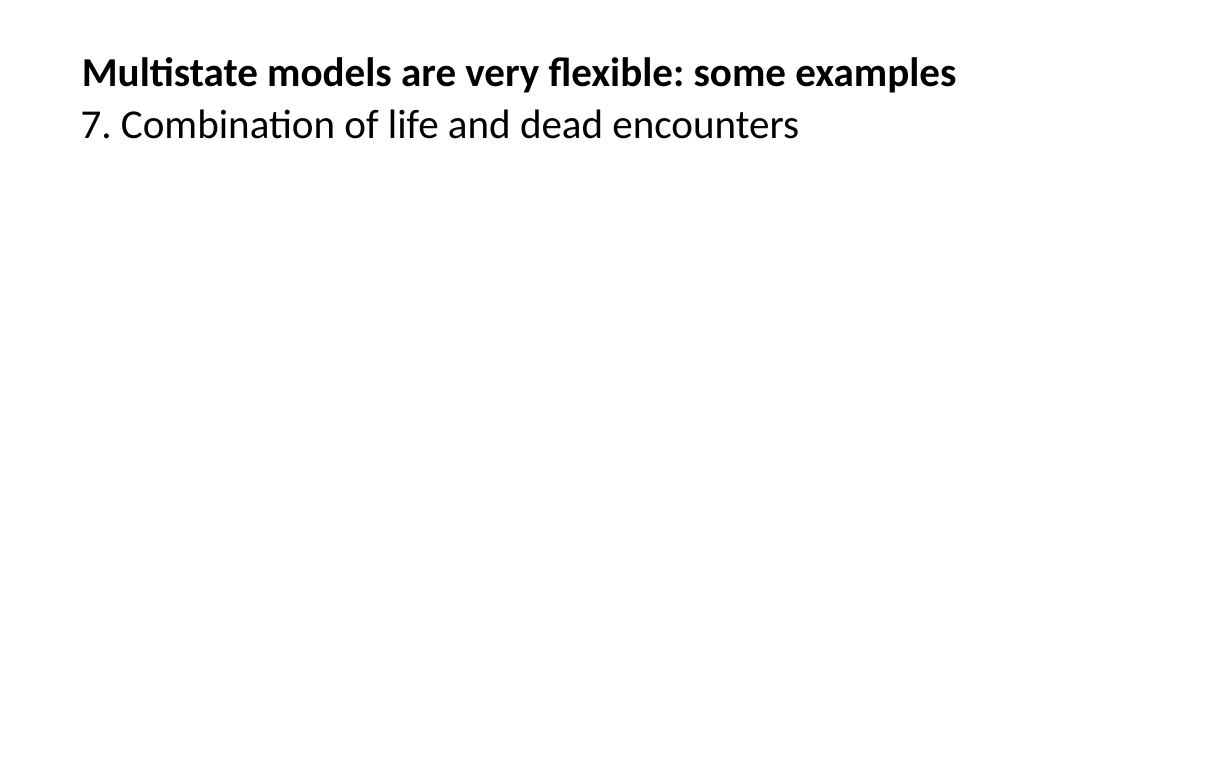
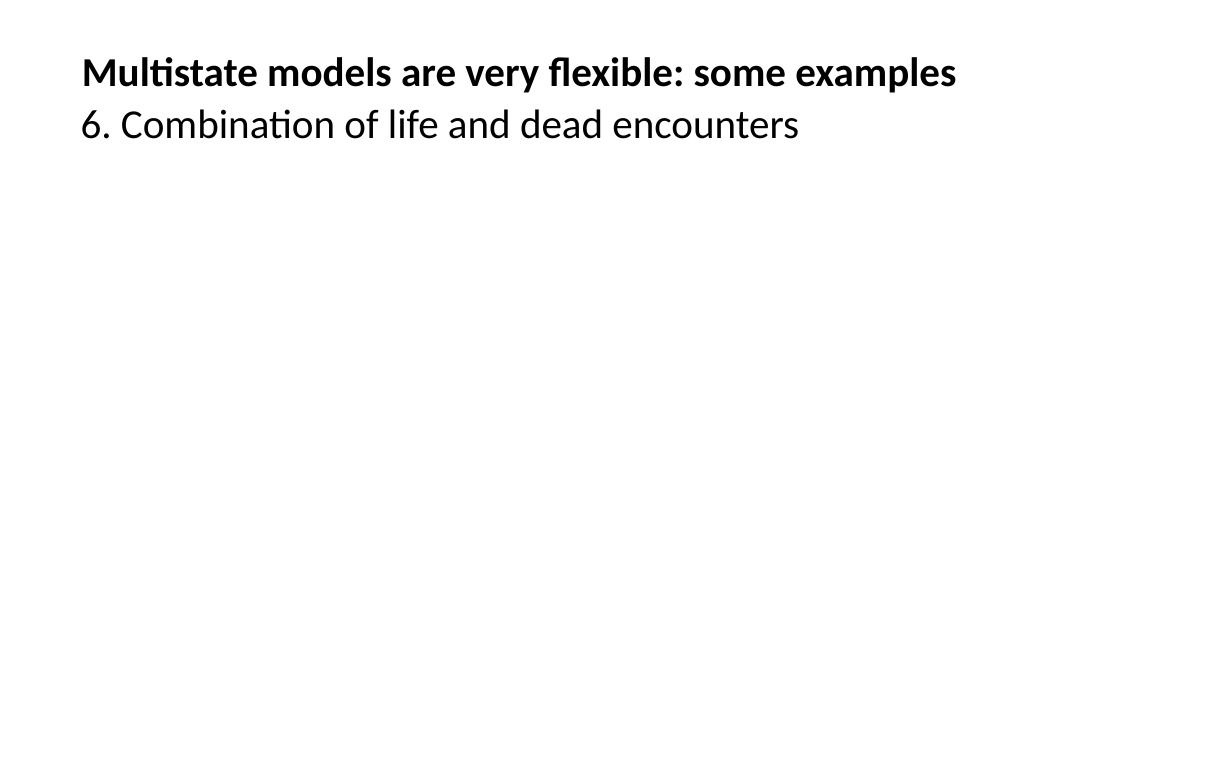
Before and after one commit to oliviergimenez/IPMworkshop, a slide deck: slide 48 of slides/multistatemodels_og.pptx (slide 34 before the commit). Drawn at 1232x770 pixels with LibreOffice and Linux fonts; fonts in the diff are those of the drawing. Boxes give left, top, right and bottom in pixels: in the first picture for what was removed or moved away, otherwise in the second. Text is boxed around its words. In the diff, an @@ line names an element or a change of style, - is before the commit and + after.

```diff
--- a/slides/multistatemodels_og.pptx
+++ b/slides/multistatemodels_og.pptx
@@ text at (81,109,799,139): text changed @@
-7. Combination of life and dead encounters
+6. Combination of life and dead encounters
```
Also in this commit, not shown: 19 other slides changed, 15 slides added, 5 other files.
